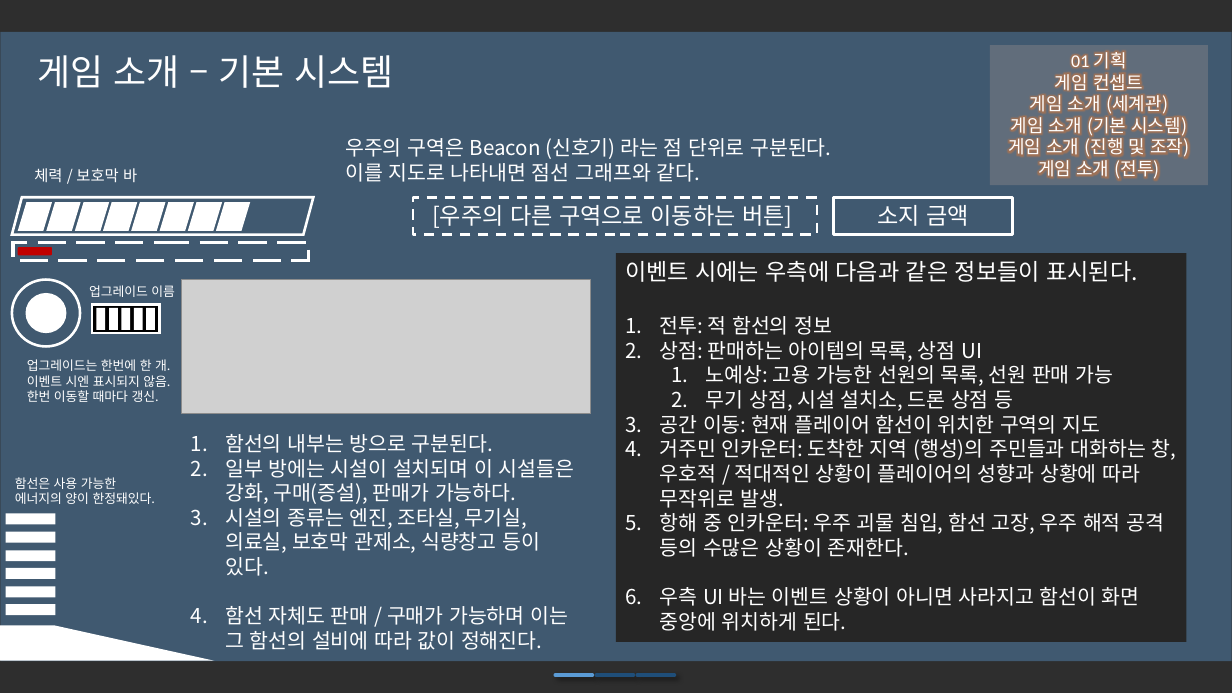
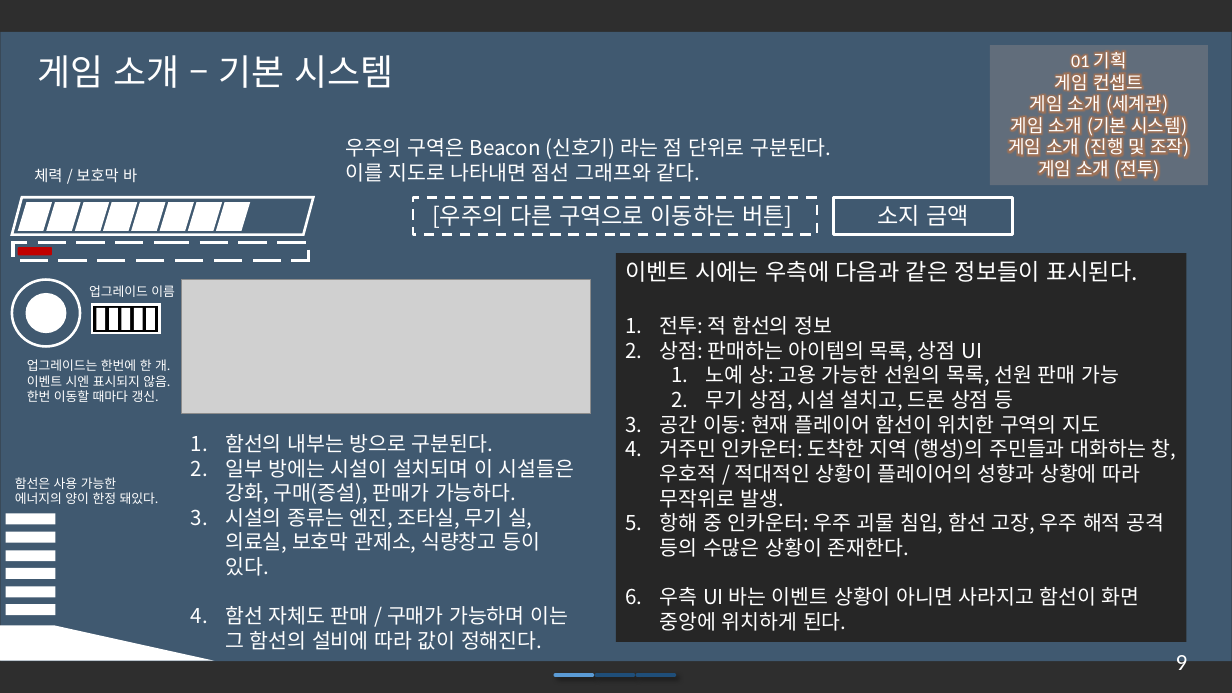
Before and after one commit to iconstudio/2017-Platformer, a slide deck: slide 10 of slides/Cosmos_20171105.pptx. Drawn at 1232x693 pixels with LibreOffice and Linux fonts; fonts in the diff are those of the drawing; grey boxes stand for pictures; background and template pictures are left out; a plain dark background stands for a picture behind light text. Boxes give left, top, right and bottom in pixels: in the first picture for what was removed or moved away, otherwise in the second. Text is boxed around its words. In the diff, an @@ line names an element or a change of style, - is before the commit and + after.

```diff
--- a/slides/Cosmos_20171105.pptx
+++ b/slides/Cosmos_20171105.pptx
@@ text in rectangle at bbox=[706, 365, 1119, 411]: text changed @@
-  1. 노예상: 고용 가능한 선원의 목록, 선원 판매 가능
-  2. 무기 상점, 시설 설치소, 드론 상점 등
+  1. 노예 상: 고용 가능한 선원의 목록, 선원 판매 가능
+  2. 무기 상점, 시설 설치고, 드론 상점 등
@@ text at bbox=[15, 477, 159, 504]: spaces changed @@
-함선은 사용 가능한 에너지의 양이 한정돼있다.
+함선은 사용 가능한 에너지의 양이 한정 돼있다.
@@ text at bbox=[225, 508, 540, 576]: spaces changed @@
-3. 시설의 종류는 엔진, 조타실, 무기실, 의료실, 보호막 관제소, 식량창고 등이 있다.
+3. 시설의 종류는 엔진, 조타실, 무기 실, 의료실, 보호막 관제소, 식량창고 등이 있다.
@@ text added at bbox=[1176, 655, 1188, 677], 18 pt, text #FFFFFF @@
+9
```
Also in this commit, not shown: 20 other slides changed.
